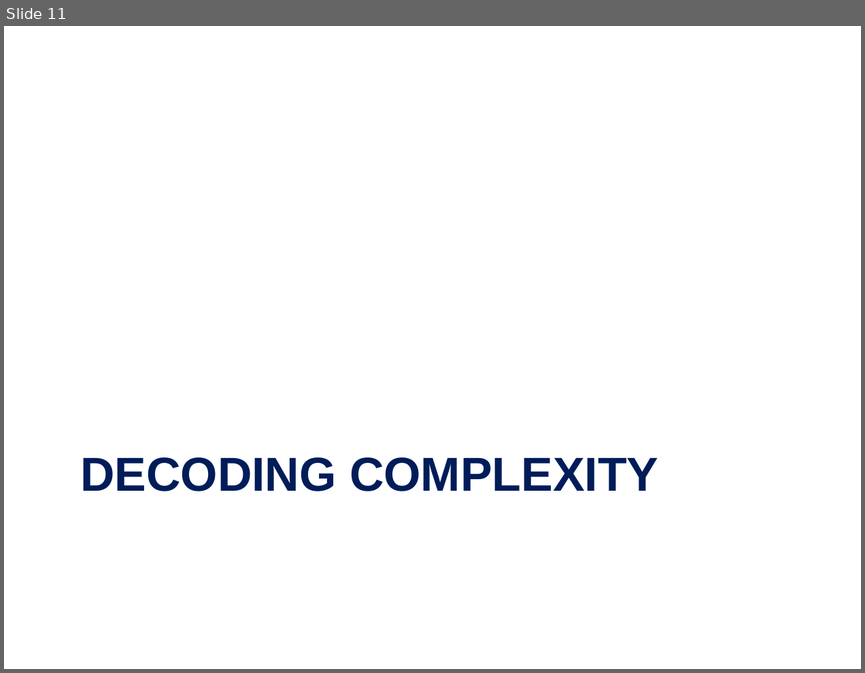
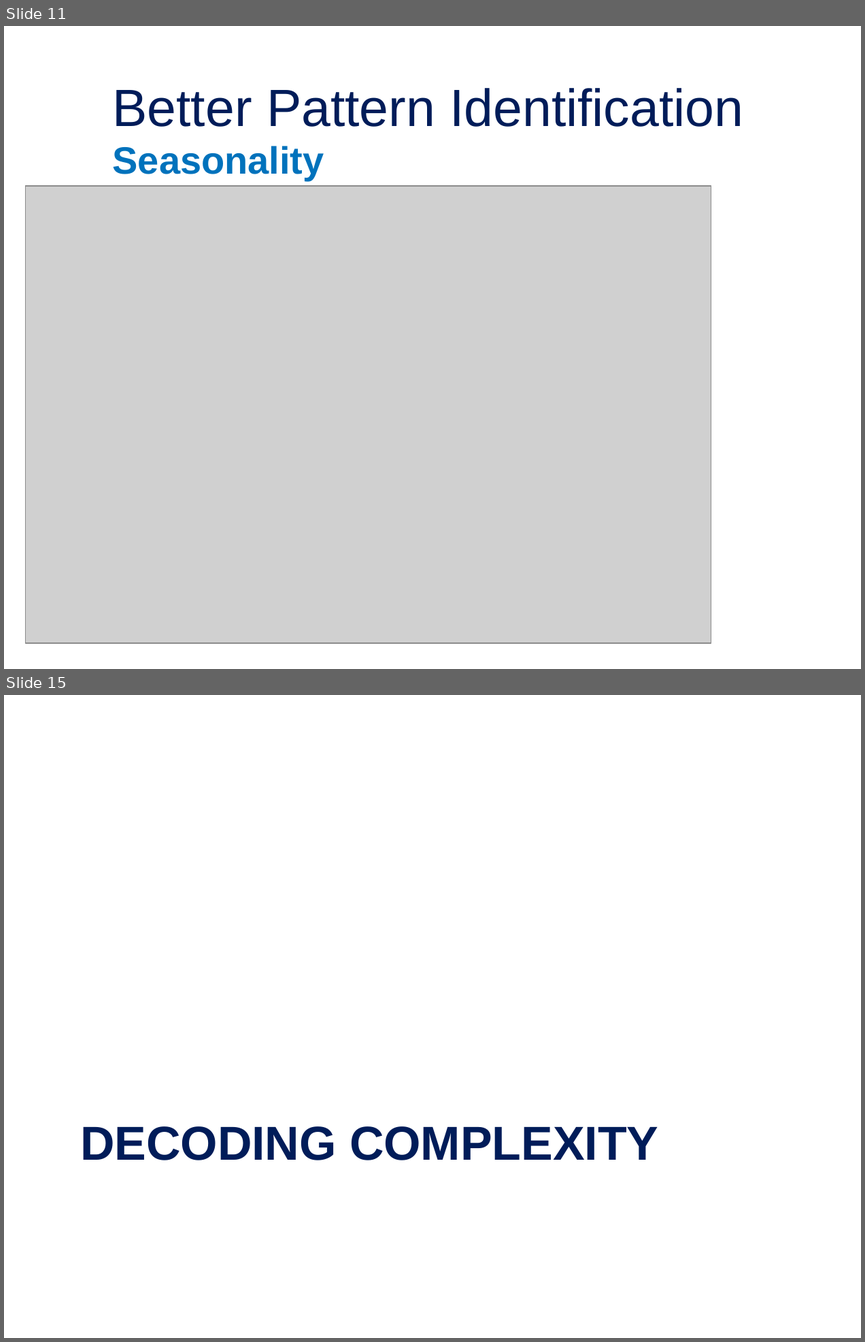
Before and after one commit to jordan-bonner/CAS_Spr23, a slide deck: Presentation Slides/Effective Data Visualization for Actuaries.pptx. Shown one above the other, each under a label of ours: slide 11 before the commit, slides 11 and 15 after it; the slides between them are not shown. The pictures are 865x673 and 865x1342 pixels, drawn with LibreOffice and Linux fonts; fonts in the diff are those of the drawing; grey boxes stand for pictures; background and template pictures are left out. Boxes give left, top, right and bottom in pixels: in the first picture for what was removed or moved away, otherwise in the second. Text is boxed around its words. In the diff, an @@ line names an element or a change of style, - is before the commit and + after.

```diff
--- a/Presentation Slides/Effective Data Visualization for Actuaries.pptx
+++ b/Presentation Slides/Effective Data Visualization for Actuaries.pptx
@@ slide 11 added at (4, 26, 861, 669), background picture (left out) @@
@@ title added at (113, 88, 743, 127), 44 pt, text #001C59 @@
+Better Pattern Identification
@@ text added at (113, 146, 324, 181), 32 pt, text #0072BC, bold @@
+Seasonality
@@ picture added at (26, 186, 711, 643) @@
@@ what was slide 11 is now slide 15 @@
```
Also in this commit, not shown: 2 slides changed, 3 other slides added, 5 other files.
